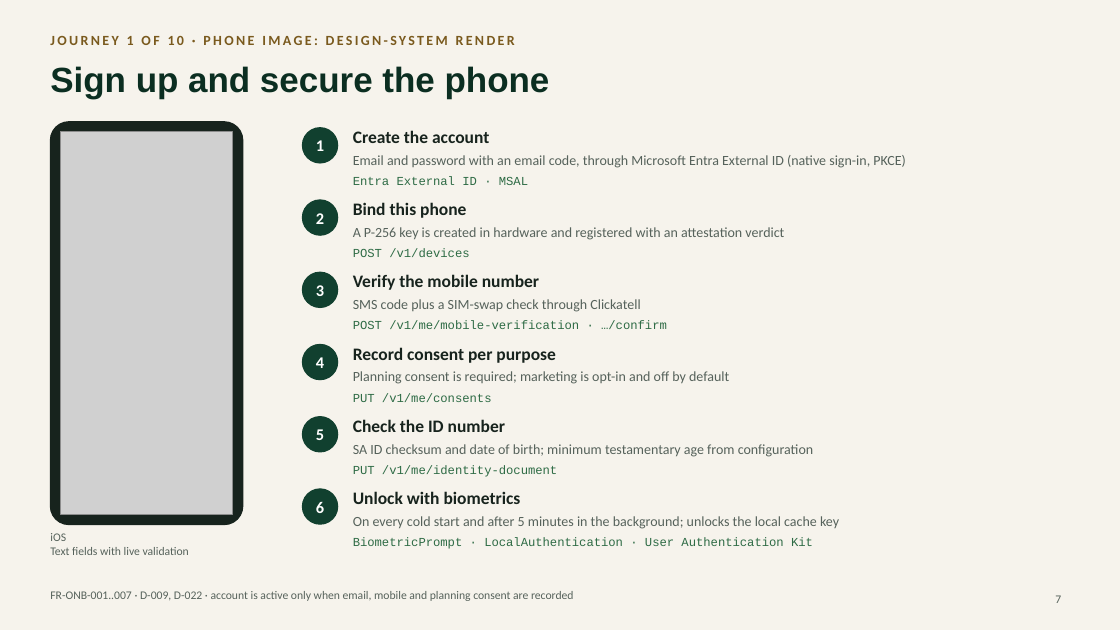
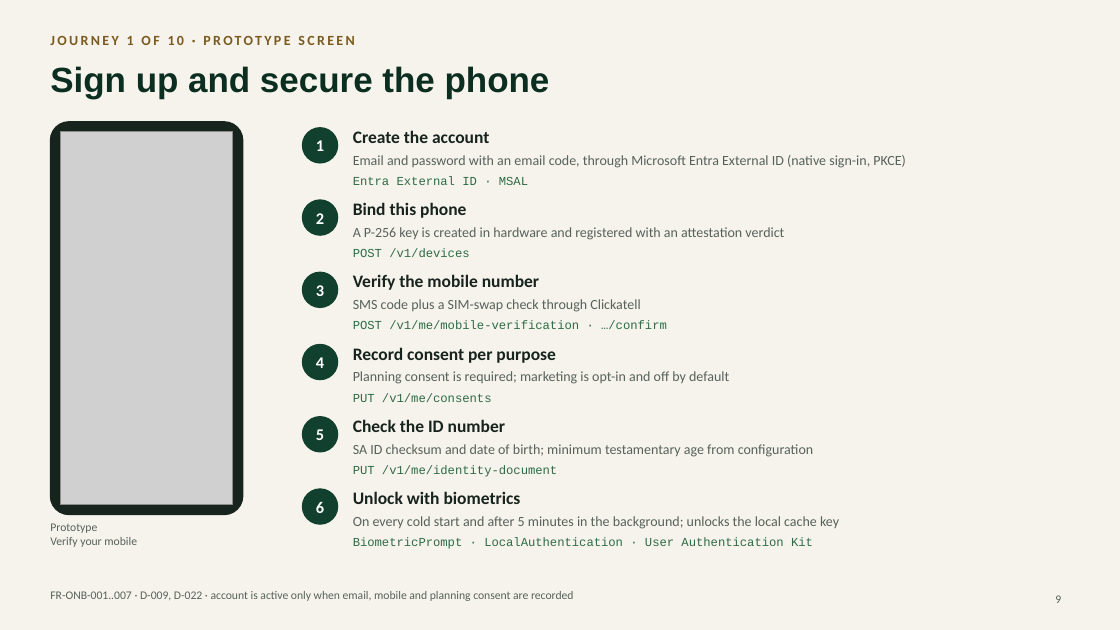
Before and after one commit to faztmobile/lifa, a slide deck: slide 9 of docs/architecture/Lifa-mobile-end-to-end.pptx (slide 7 before the commit). Drawn at 1120x630 pixels with LibreOffice and Linux fonts; fonts in the diff are those of the drawing; grey boxes stand for pictures. Boxes give left, top, right and bottom in pixels: in the first picture for what was removed or moved away, otherwise in the second. Text is boxed around its words. In the diff, an @@ line names an element or a change of style, - is before the commit and + after.

```diff
--- a/docs/architecture/Lifa-mobile-end-to-end.pptx
+++ b/docs/architecture/Lifa-mobile-end-to-end.pptx
@@ text at (50, 36, 354, 45): text changed @@
-JOURNEY 1 OF 10 · PHONE IMAGE: DESIGN-SYSTEM RENDER
+JOURNEY 1 OF 10 · PROTOTYPE SCREEN
@@ rounded rectangle: place and size @@
-rounded rectangle at (50, 122, 243, 525)
+rounded rectangle at (50, 122, 243, 515)
@@ picture: place and size @@
-picture at (60, 132, 233, 515)
+picture at (60, 132, 233, 505)
@@ text at (50, 523, 137, 547): text changed @@
-iOS
-Text fields with live validation
+Prototype
+Verify your mobile
@@ page number at (1055, 595, 1061, 603): text changed @@
-7
+9
```
Also in this commit, not shown: 10 other slides changed, 2 slides added, 16 other files.
